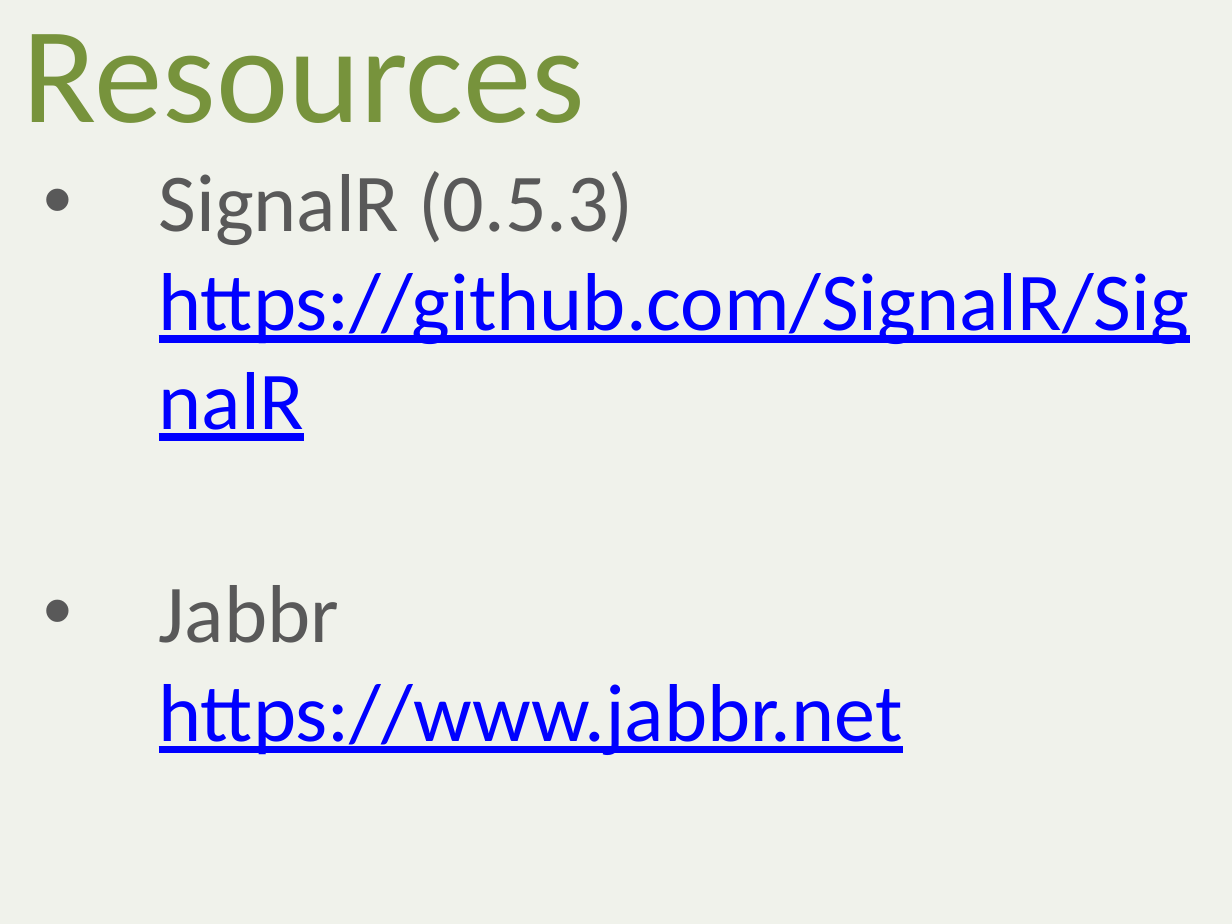
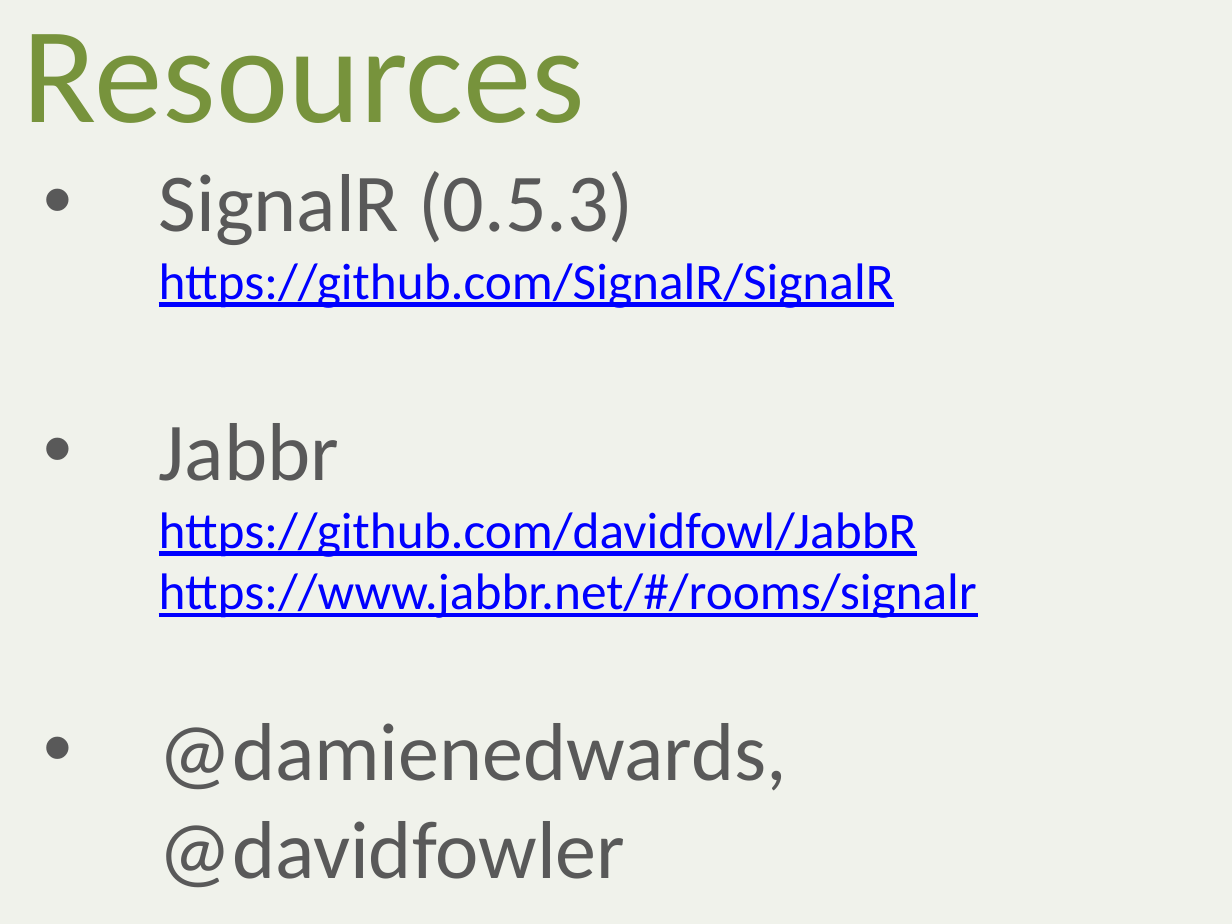
Before and after one commit to alani/Talks, a slide deck: slide 34 of SignalR-Intro/SignalRIntro.pptx (slide 33 before the commit). Drawn at 1232x924 pixels with LibreOffice and Linux fonts; fonts in the diff are those of the drawing. Boxes give left, top, right and bottom in pixels: in the first picture for what was removed or moved away, otherwise in the second. Text is boxed around its words. In the diff, an @@ line names an element or a change of style, - is before the commit and + after.

```diff
--- a/SignalR-Intro/SignalRIntro.pptx
+++ b/SignalR-Intro/SignalRIntro.pptx
@@ subtitle at (159, 171, 894, 308): size 48 to 30 pt in "https://github.com/SignalR/SignalR"; less space between paragraphs @@
@@ subtitle at (159, 423, 977, 887): text changed; size 48 to 30 pt @@
-• Jabbr
-  https://www.jabbr.net
+• Jabbr
+  https://github.com/davidfowl/JabbR
+  https://www.jabbr.net/#/rooms/signalr
+• @damienedwards, @davidfowler
```
Also in this commit, not shown: 4 other slides changed, 2 slides added, 1 slide removed, 2 other files.
